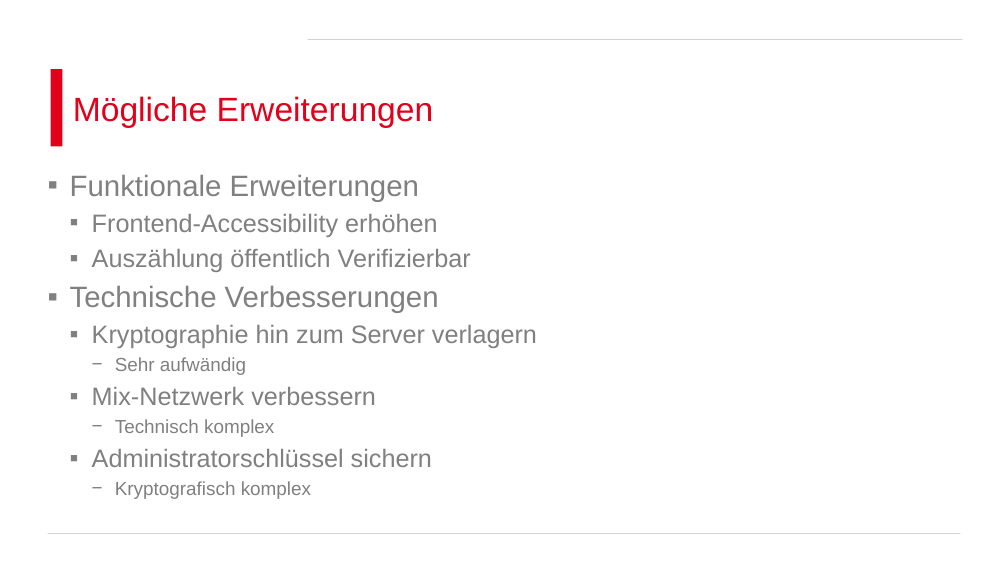
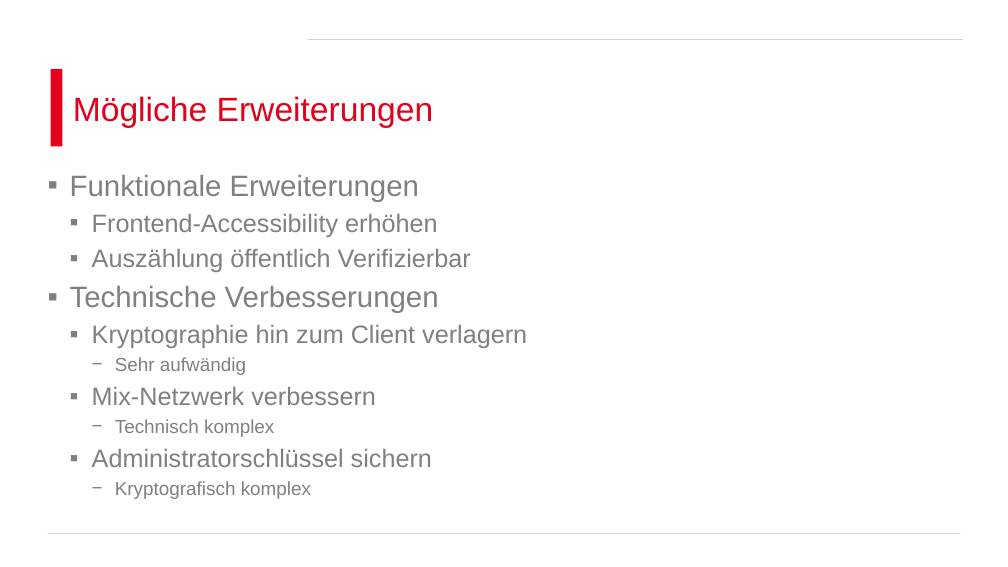
Before and after one commit to ChristophB1207/Block_E-Voting, a slide deck: slide 11 of Dokumente/Präsentation.pptx. Drawn at 1008x567 pixels with LibreOffice and Linux fonts; fonts in the diff are those of the drawing; background and template pictures are left out. Boxes give left, top, right and bottom in pixels: in the first picture for what was removed or moved away, otherwise in the second. Text is boxed around its words. In the diff, an @@ line names an element or a change of style, - is before the commit and + after.

Commit message:
Präsentation Fehler Client/Server korrigiert

```diff
--- a/Dokumente/Präsentation.pptx
+++ b/Dokumente/Präsentation.pptx
@@ text at [92,325,527,348]: text changed @@
-  ▪ Kryptographie hin zum Server verlagern
+  ▪ Kryptographie hin zum Client verlagern
```
